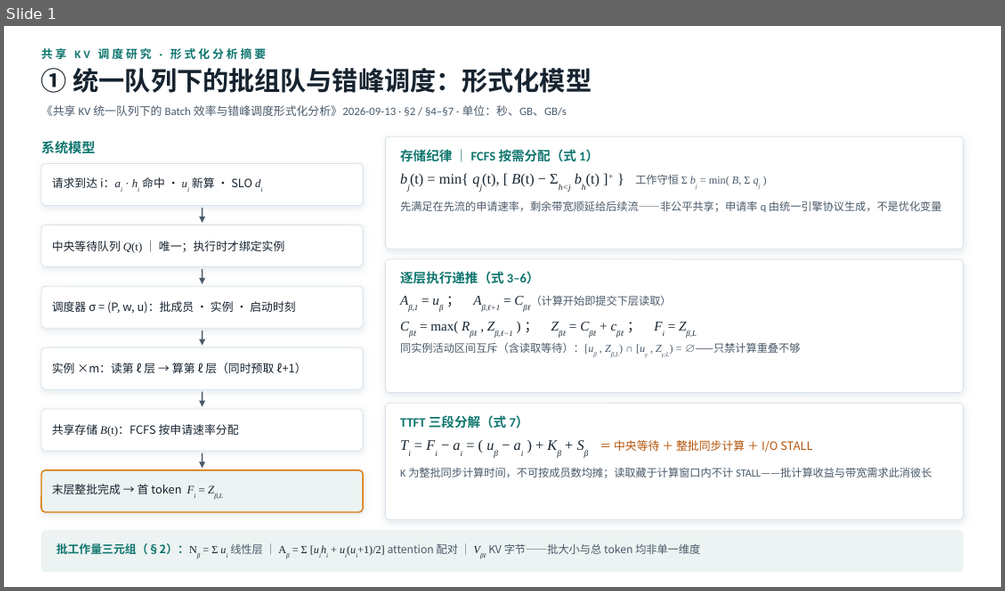
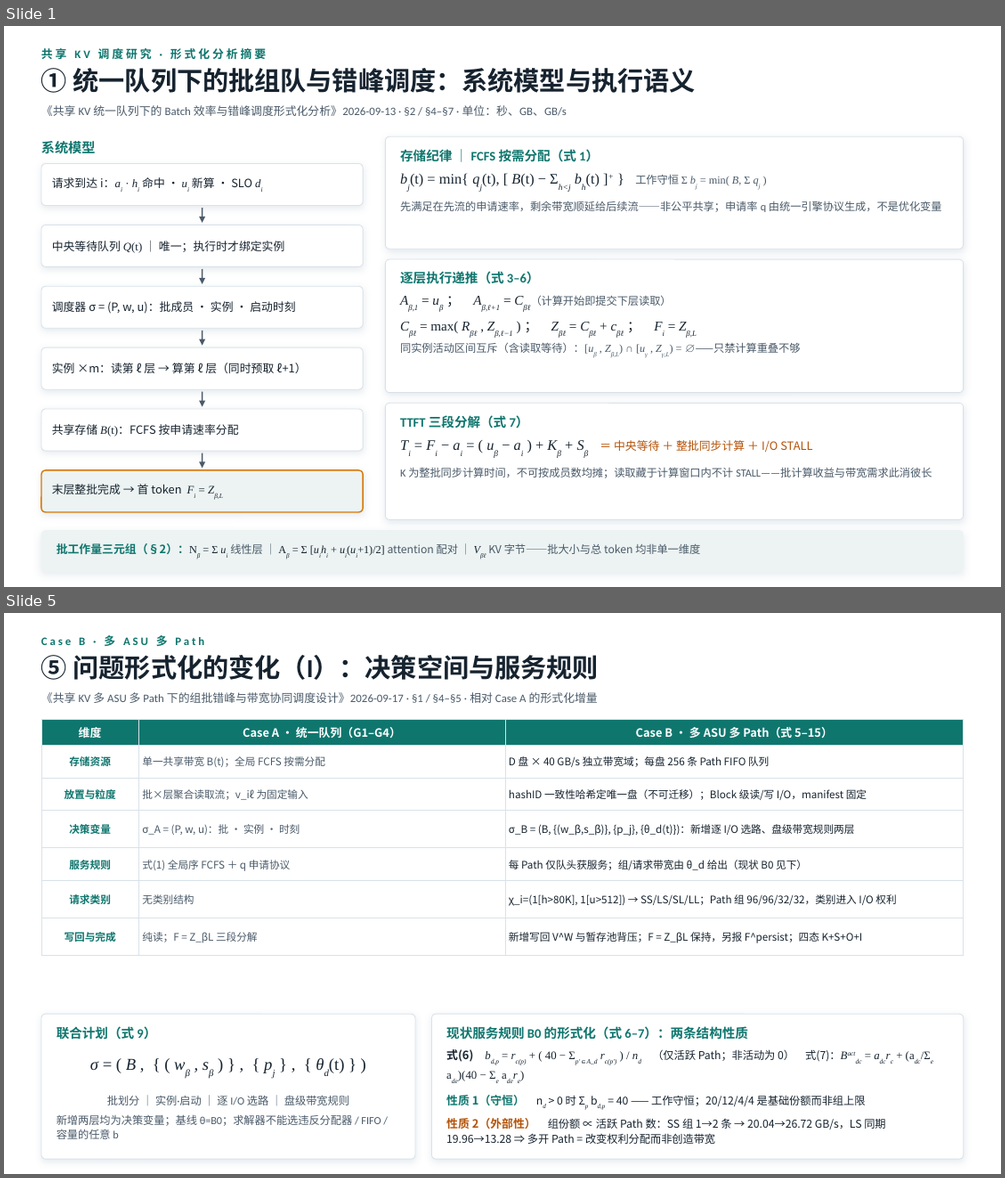
Before and after one commit to QiliangLi/status_aware_network, a slide deck: 共享KV调度形式化分析汇总PPT-20260917.pptx. Shown one above the other, each under a label of ours: slide 1 before the commit, slides 1 and 5 after it; the slides between them are not shown. The pictures are 1005x591 and 1005x1178 pixels, drawn with LibreOffice and Linux fonts; fonts in the diff are those of the drawing. Boxes give left, top, right and bottom in pixels: in the first picture for what was removed or moved away, otherwise in the second. Text is boxed around its words. In the diff, an @@ line names an element or a change of style, - is before the commit and + after.

Commit message:
docs: PPT 扩充至 7 页——补全 G1-G6 完整问题、NP-hard 证明与 A→B 形式化增量
- 页②新增 G1-G6 完整优化问题：输入元组、决策 σ=(P,w,u)、七条封闭约束、G4 存储规则与 q 协议、四目标 G5、解释指标 G6、封闭性说明
- 页③新增逐目标 NP-hard 证明：归约框架（四开关）、J_M/J_S 的 3-PARTITION 构造双向证明与装盒直觉、J_T 归约到 1|rᵢ|ΣCᵢ（Lenstra 1977）、J_R 归约到总 stretch（Legrand 2008）、硬度边界四条
- 页④可解性：Q* 严格动作价值、四目标增量 Δ 公式、LB/UB 证书与 B1/B2 下界、P1-P4 四计划冲突对照表（M/均值/归一化/SLO/STALL 互有胜负）
- 页⑤-⑦按'形式化增量'重组 Case B：A→B 六维对照表、σ_B 联合决策、B0 规则式(6)(7)及两条结构性质、需求张量/I-O 守恒/写缓冲递推/四态守恒、可行性判据(瞬时/窗口/长期/散度)与多盘尾部反例、复杂性继承、新决策层外部性、E-S/E-SP/E-SPB 三档证书与观测边界；移除原机制方案页（S1/P1/B1）
- 替换高风险数学花体字符(𝒟𝓑𝓔ℝ等)为通用字形，避免 PowerPoint 字体回退异常；程序化溢出/字符/内容三重检查 + 逐页视觉校验通过

```diff
--- a/共享KV调度形式化分析汇总PPT-20260917.pptx
+++ b/共享KV调度形式化分析汇总PPT-20260917.pptx
@@ slide 5 added at [4, 613, 1001, 1174], background #FFFFFF @@
@@ text added at [41, 635, 204, 649], 11 pt, text #0F766E, bold @@
+Case B · 多 ASU 多 Path
@@ text added at [41, 655, 599, 680], 25 pt, text #16232F, bold @@
+⑤ 问题形式化的变化（I）：决策空间与服务规则
@@ text added at [41, 692, 598, 703], 11 pt, text #4A5A69 @@
+《共享 KV 多 ASU 多 Path 下的组批错峰与带宽协同调度设计》2026-09-17 · §1 / §4–§5 · 相对 Case A 的形式化增量
@@ table added at [41, 719, 963, 947], 7 rows, 3 columns @@
+维度 | Case A · 统一队列（G1–G4） | Case B · 多 ASU 多 Path（式 5–15）
+存储资源 | 单一共享带宽 B(t)；全局 FCFS 按需分配 | D 盘 × 40 GB/s 独立带宽域；每盘 256 条 Path FIFO 队列
+放置与粒度 | 批×层聚合读取流；v_iℓ 为固定输入 | hashID 一致性哈希定唯一盘（不可迁移）；Block 级读/写 I/O，manifest 固定
+决策变量 | σ_A = (P, w, u)：批 · 实例 · 时刻 | σ_B = (B, {(w_β,s_β)}, {p_j}, {θ_d(t)})：新增逐 I/O 选路、盘级带宽规则两层
+服务规则 | 式(1) 全局序 FCFS ＋ q 申请协议 | 每 Path 仅队头获服务；组/请求带宽由 θ_d 给出（现状 B0 见下）
+请求类别 | 无类别结构 | χ_i=(1[h>80K], 1[u>512]) → SS/LS/SL/LL；Path 组 96/96/32/32，类别进入 I/O 权利
+写回与完成 | 纯读；F = Z_βL 三段分解 | 新增写回 V^W 与暂存池背压；F = Z_βL 保持，另报 F^persist；四态 K+S+O+I
@@ rounded rectangle added at [41, 1013, 415, 1159], fill #FFFFFF, outline #D9E2E9 0.75 pt @@
@@ text added at [57, 1026, 156, 1039], 12.5 pt, text #0F766E, bold @@
+联合计划（式 9）
@@ rounded rectangle added at [432, 1013, 963, 1159], fill #FFFFFF, outline #D9E2E9 0.75 pt @@
@@ text added at [446, 1026, 748, 1039], 12.5 pt, text #0F766E, bold @@
+现状服务规则 B0 的形式化（式 6–7）：两条结构性质
@@ text added at [90, 1058, 345, 1073], 16 pt, text #16232F @@
+σ = ( B , { ( wβ , sβ ) } , { pj } , { θd(t) } )
@@ text added at [446, 1049, 840, 1081], 11 pt, text #16232F @@
+式(6) bd,p = rc(p) + ( 40 − Σp′∈A_d rc(p′) ) / nd （仅活跃 Path；非活动为 0） 式(7)：Bactdc = adcrc + (adc/Σe ade)(40 − Σe adere)
@@ text added at [57, 1114, 380, 1139], 10.5 pt, text #4A5A69 @@
+新增两层均为决策变量；基线 θ=B0；求解器不能选违反分配器 / FIFO / 容量的任意 b
@@ text added at [107, 1094, 349, 1105], 10.5 pt, text #4A5A69 @@
+批划分 ｜ 实例·启动 ｜ 逐 I/O 选路 ｜ 盘级带宽规则
@@ text added at [446, 1094, 866, 1110], 10.5 pt, text #16232F @@
+性质 1（守恒） nd > 0 时 Σp bd,p = 40 —— 工作守恒；20/12/4/4 是基础份额而非组上限
@@ text added at [446, 1118, 885, 1143], 10.5 pt, text #16232F @@
+性质 2（外部性） 组份额 ∝ 活跃 Path 数：SS 组 1→2 条 → 20.04→26.72 GB/s，LS 同期 19.96→13.28 ⇒ 多开 Path = 改变权利分配而非创造带宽
@@ slide 1 changed as well @@
@@ text at [41, 68, 696, 93]: text changed @@
-① 统一队列下的批组队与错峰调度：形式化模型
+① 统一队列下的批组队与错峰调度：系统模型与执行语义
@@ rounded rectangle at [41, 530, 963, 572]: shadow on @@
```
Also in this commit, not shown: 5 other slides added, 3 slides removed.
